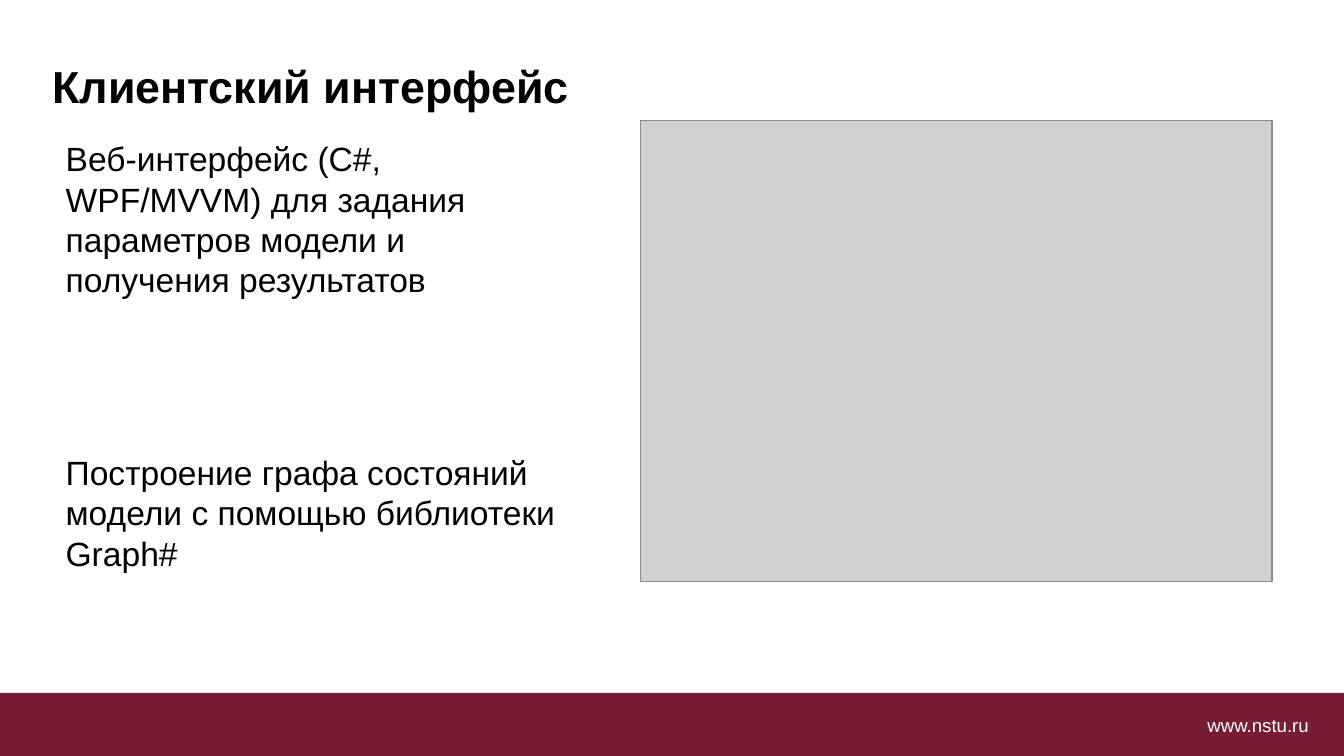
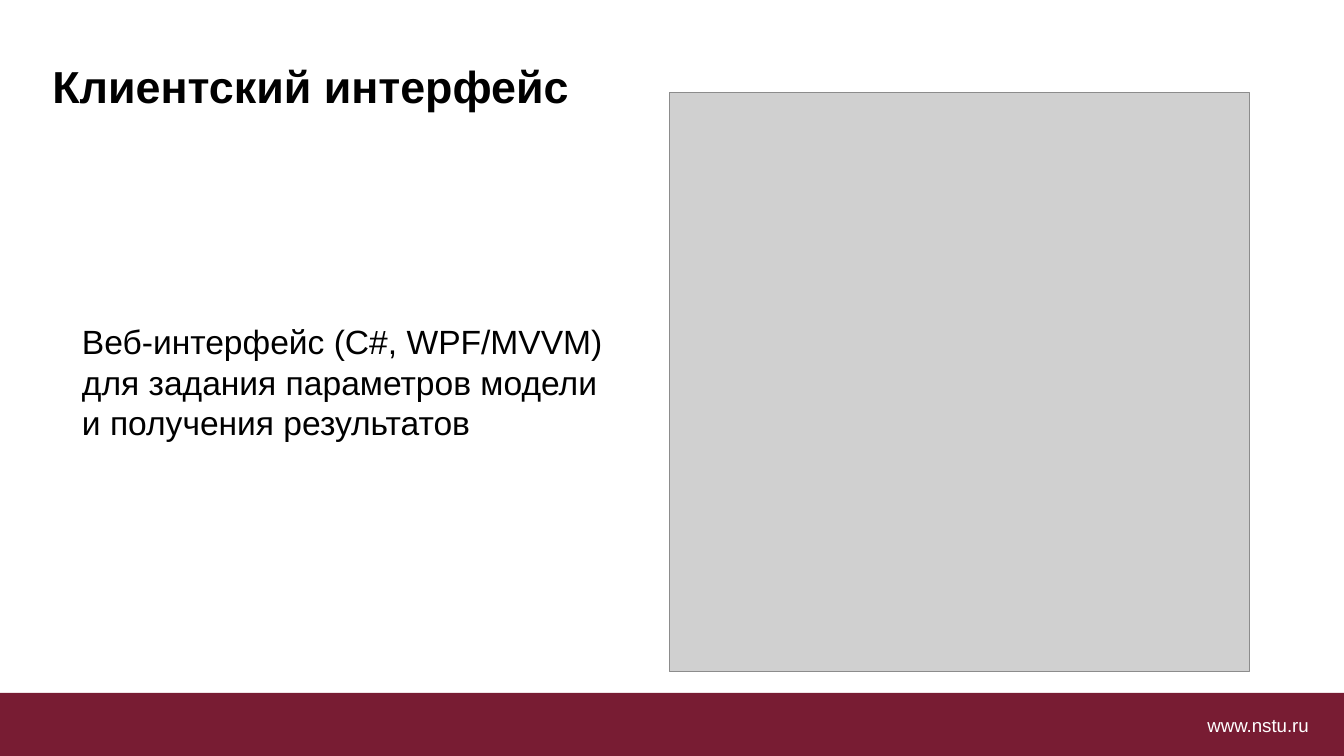
Before and after one commit to blrds/diploma, a slide deck: slide 8 of преза.pptx (slide 9 before the commit). Drawn at 1344x756 pixels with LibreOffice and Linux fonts; fonts in the diff are those of the drawing; grey boxes stand for pictures; background and template pictures are left out. Boxes give left, top, right and bottom in pixels: in the first picture for what was removed or moved away, otherwise in the second. Text is boxed around its words. In the diff, an @@ line names an element or a change of style, - is before the commit and + after.

```diff
--- a/преза.pptx
+++ b/преза.pptx
@@ picture: place and size @@
-picture at bbox=[640, 121, 1271, 582]
+picture at bbox=[669, 93, 1250, 672]
@@ text "Веб-интерфейс (C#, WPF/MVVM) для задания ..." rewrapped from bbox=[66, 146, 466, 298] to bbox=[82, 329, 603, 441] @@
@@ text removed at bbox=[66, 460, 555, 572] @@
-Построение графа состояний модели с помощью библиотеки Graph#
```
Also in this commit, not shown: 3 other slides changed, 6 slides added, 11 slides removed, 2 other files.
